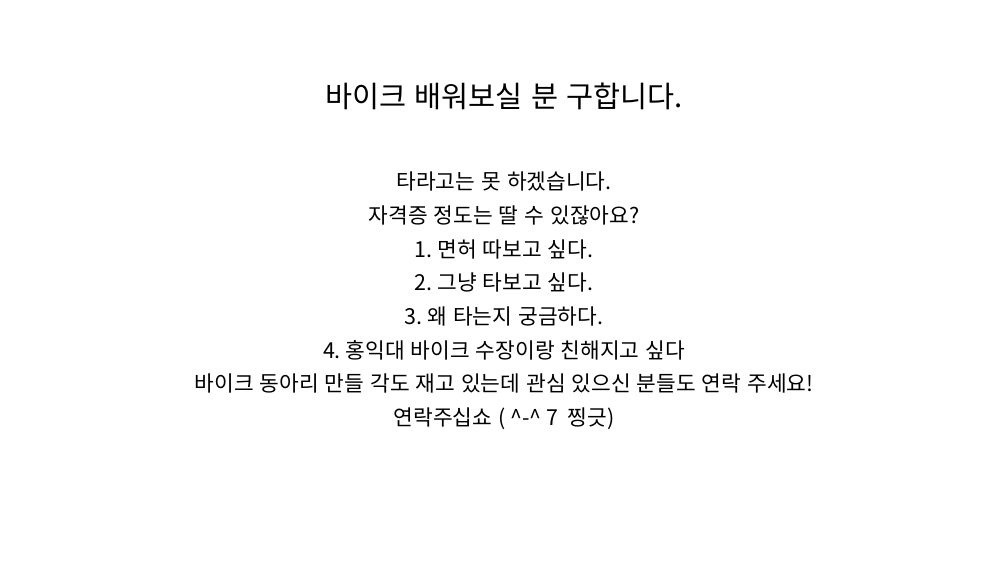
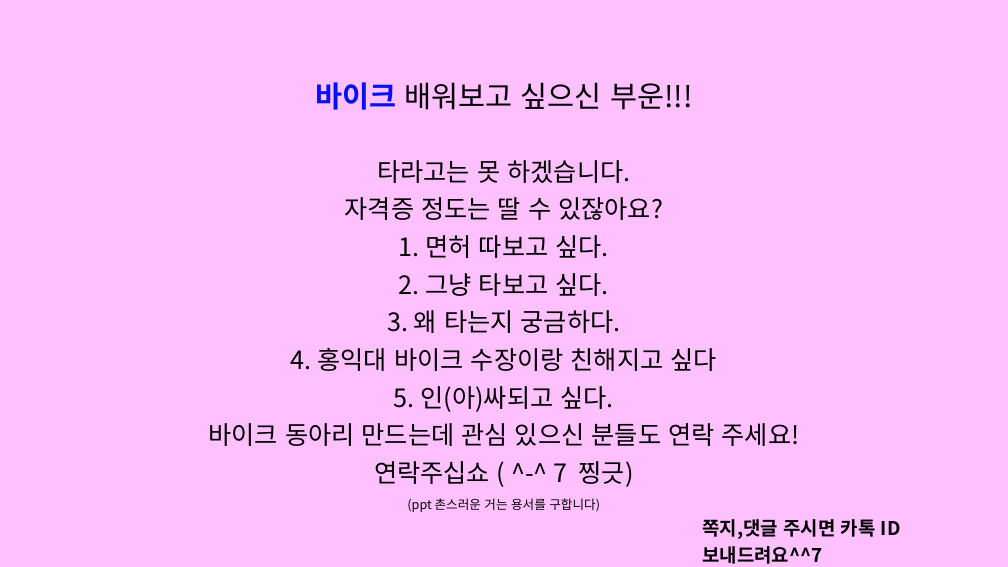
Before and after one commit to kimchist/hibike, a slide deck: slide 1 of 바이크 동아리 모집 전단지.pptx. Drawn at 1008x567 pixels with LibreOffice and Linux fonts; fonts in the diff are those of the drawing. Boxes give left, top, right and bottom in pixels: in the first picture for what was removed or moved away, otherwise in the second. Text is boxed around its words. In the diff, an @@ line names an element or a change of style, - is before the commit and + after.

Commit message:
바이크 포스터 . Realease.1 출시완료

```diff
--- a/바이크 동아리 모집 전단지.pptx
+++ b/바이크 동아리 모집 전단지.pptx
@@ background #FFFFFF to #FFC0FF @@
@@ title at bbox=[315, 82, 693, 110]: text changed @@
-바이크 배워보실 분 구합니다.
+바이크 배워보고 싶으신 부운!!!
@@ subtitle "타라고는 못 하겠습니다.": place and size @@
-subtitle "타라고는 못 하겠습니다." at bbox=[195, 171, 813, 429]
+subtitle "타라고는 못 하겠습니다." at bbox=[208, 160, 800, 512]
@@ subtitle at bbox=[291, 160, 716, 487]: size 20.4 to 24 pt in "타라고는 못 하겠습니다.", "자격증 정도는 딸 수 있잖아요?", "1. 면허 따보고 싶다.", "2. 그냥 타보고 싶다." and 3 more places @@
@@ subtitle at bbox=[208, 386, 800, 446]: text changed; size 20.4 to 24 pt @@
-바이크 동아리 만들 각도 재고 있는데 관심 있으신 분들도 연락 주세요!
+5. 인(아)싸되고 싶다.
+바이크 동아리 만드는데 관심 있으신 분들도 연락 주세요!
@@ subtitle at bbox=[407, 498, 600, 512]: paragraph added @@
+(ppt 촌스러운 거는 용서를 구합니다)
@@ table added at bbox=[695, 510, 987, 567], 1 rows, 1 columns @@
+쪽지,댓글 주시면 카톡 ID 보내드려요^^7
```
